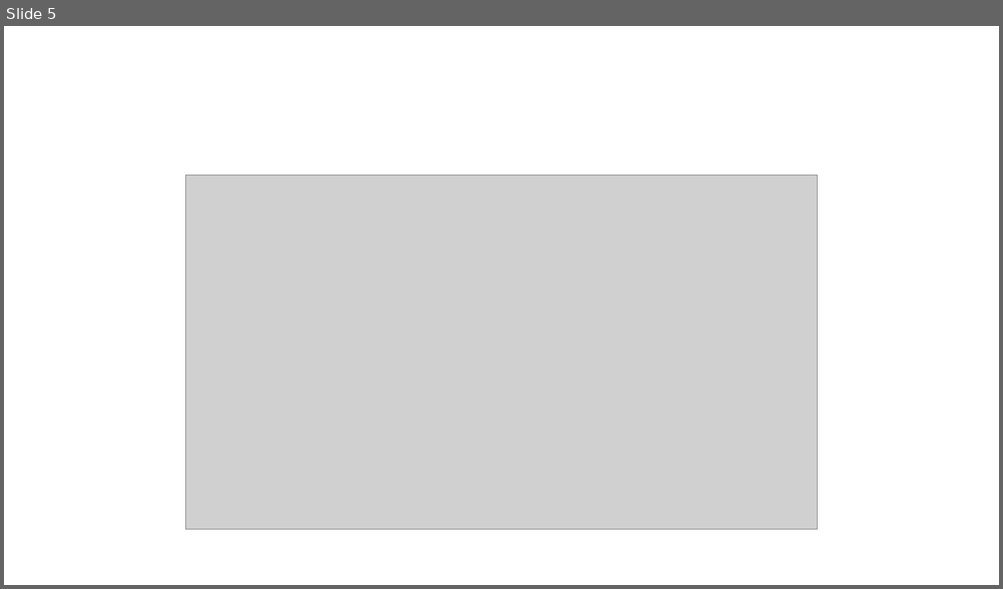
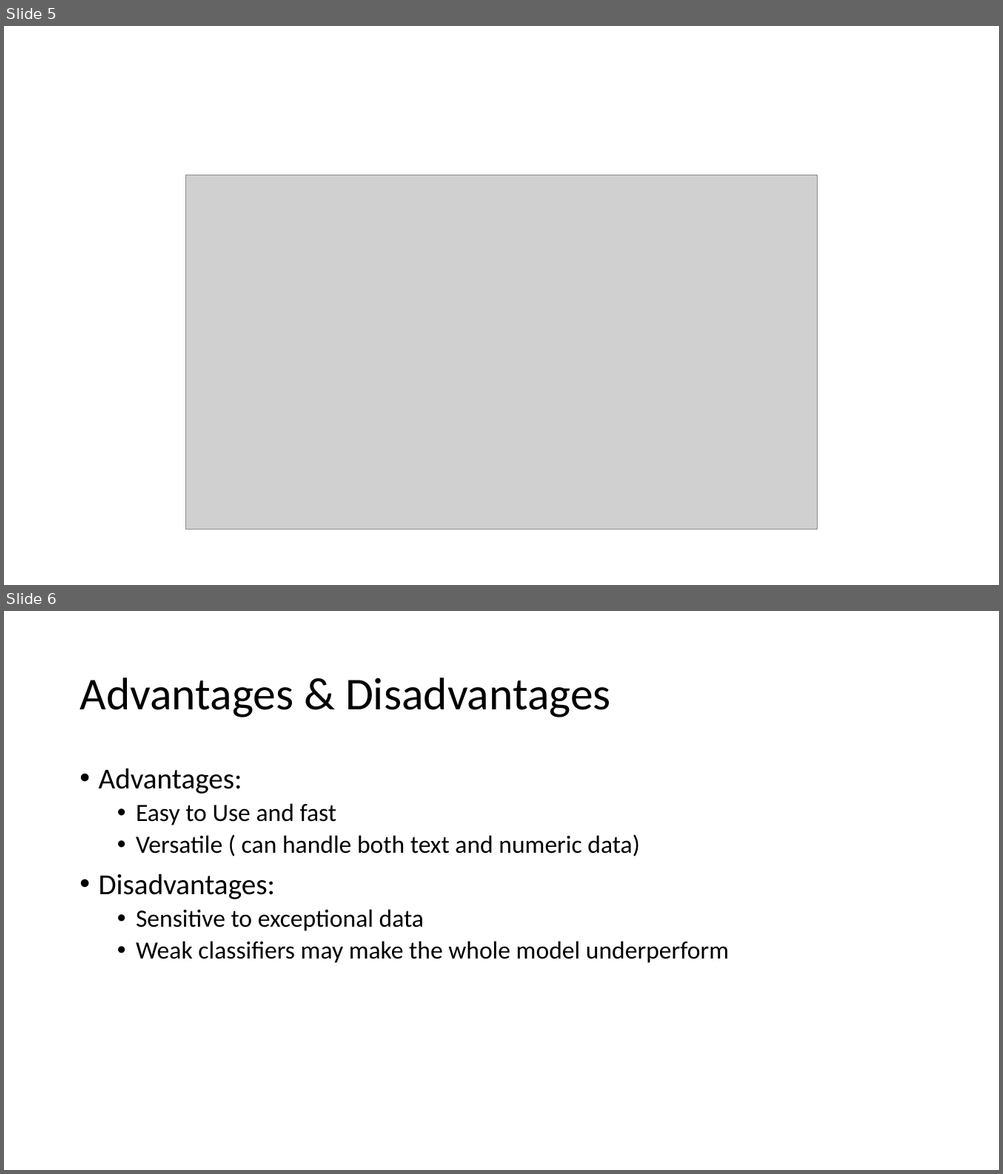
Before and after one commit to Kirthy-AI-Learner/ML_Regression, a slide deck: ADA Boosting.pptx. Shown one above the other, each under a label of ours: slide 5 before the commit, slides 5 and 6 after it. The pictures are 1003x589 and 1003x1174 pixels, drawn with LibreOffice and Linux fonts; fonts in the diff are those of the drawing; grey boxes stand for pictures. Boxes give left, top, right and bottom in pixels: in the first picture for what was removed or moved away, otherwise in the second. Text is boxed around its words. In the diff, an @@ line names an element or a change of style, - is before the commit and + after.

```diff
--- a/ADA Boosting.pptx
+++ b/ADA Boosting.pptx
@@ slide 6 added at [4,611,999,1170], background #FFFFFF @@
@@ title added at [79,678,611,718], 44 pt, text #000000 @@
+Advantages & Disadvantages
@@ text added at [99,768,728,963], 24 pt, text #000000 @@
+• Advantages:
+  • Easy to Use and fast
+  • Versatile ( can handle both text and numeric data)
+• Disadvantages:
+  • Sensitive to exceptional data
+  • Weak classifiers may make the whole model underperform
```
Also in this commit, not shown: 2 other files.
